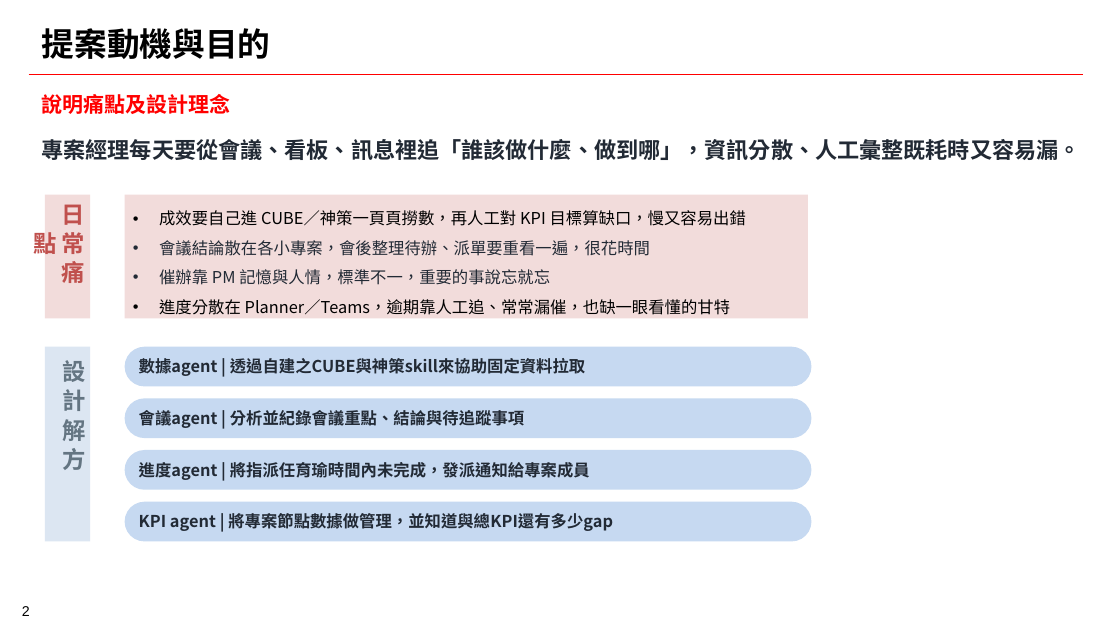
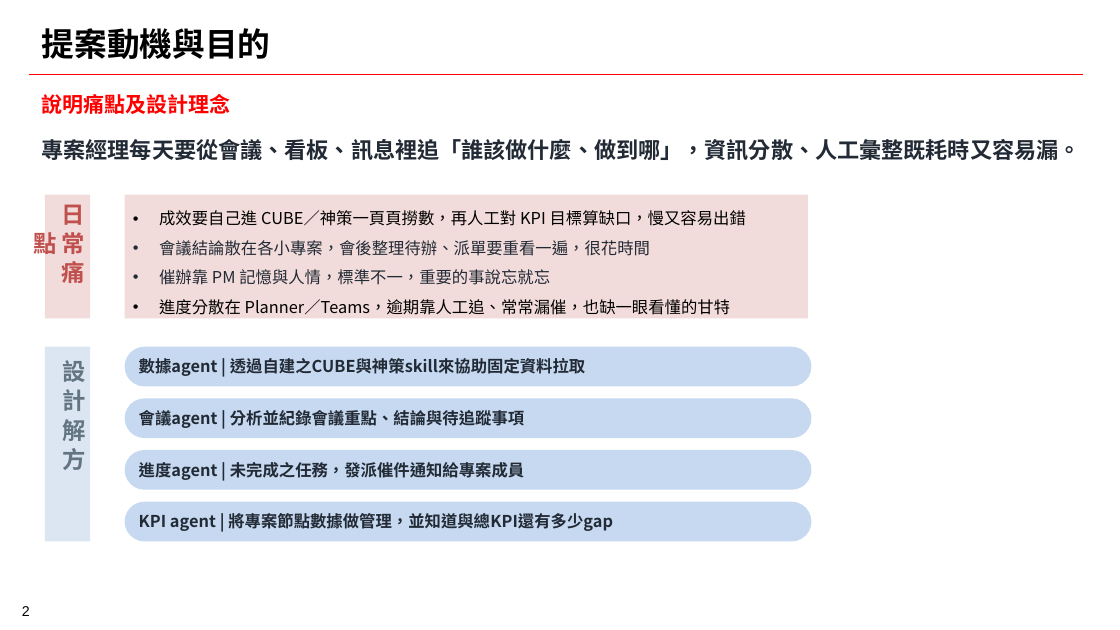
Before and after one commit to how0531/sino_AI-PM, a slide deck: slide 2 of outputs/智能專案經理AIPM_競賽提案.pptx. Drawn at 1120x630 pixels with LibreOffice and Linux fonts; fonts in the diff are those of the drawing; background and template pictures are left out. Boxes give left, top, right and bottom in pixels: in the first picture for what was removed or moved away, otherwise in the second. Text is boxed around its words. In the diff, an @@ line names an element or a change of style, - is before the commit and + after.

```diff
--- a/outputs/智能專案經理AIPM_競賽提案.pptx
+++ b/outputs/智能專案經理AIPM_競賽提案.pptx
@@ text in rounded rectangle at bbox=[139, 462, 525, 480]: text changed @@
-進度agent | 將指派任育瑜時間內未完成，發派通知給專案成員
+進度agent | 未完成之任務，發派催件通知給專案成員
```
Also in this commit, not shown: 3 other slides changed, 2 slides added, 8 other files.
